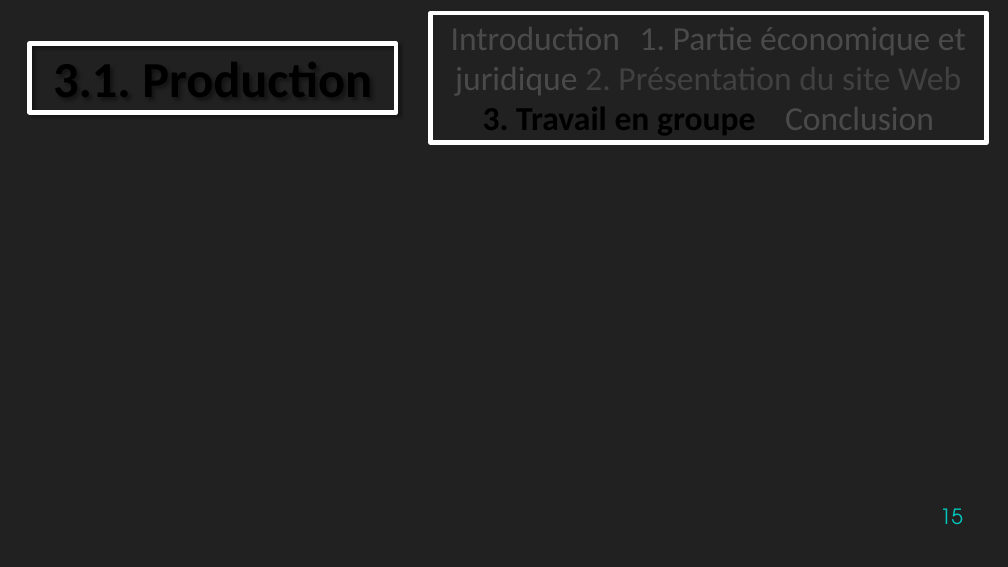
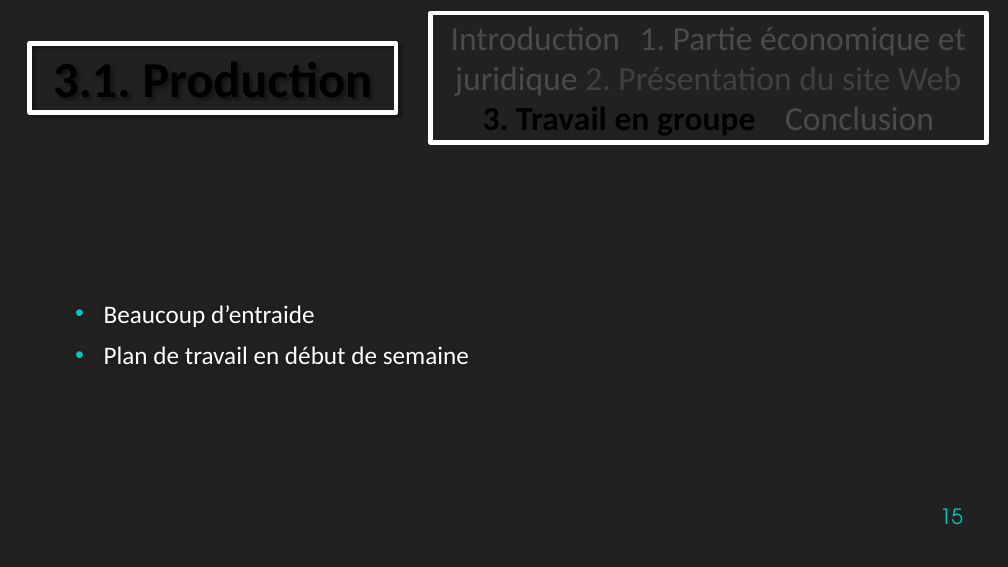
Before and after one commit to TheStaticTurtle/IUT_Website_TTI, a slide deck: slide 15 of Documents/Soutenance.pptx. Drawn at 1008x567 pixels with LibreOffice and Linux fonts; fonts in the diff are those of the drawing; background and template pictures are left out. Boxes give left, top, right and bottom in pixels: in the first picture for what was removed or moved away, otherwise in the second. Text is boxed around its words. In the diff, an @@ line names an element or a change of style, - is before the commit and + after.

```diff
--- a/Documents/Soutenance.pptx
+++ b/Documents/Soutenance.pptx
@@ text added at (x1=104, y1=305, x2=469, y2=364), 24 pt, text #FFFFFF @@
+• Beaucoup d’entraide
+• Plan de travail en début de semaine
```
Also in this commit, not shown: 10 other slides changed, 1 slide added.
